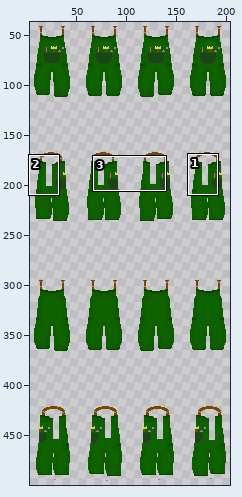
Two states of a sprite sheet, assets/playerCustom/clothingOver/overallsGreen.png. Above, an overview of the earlier version with the close-up marked.
Close-up. As it was:
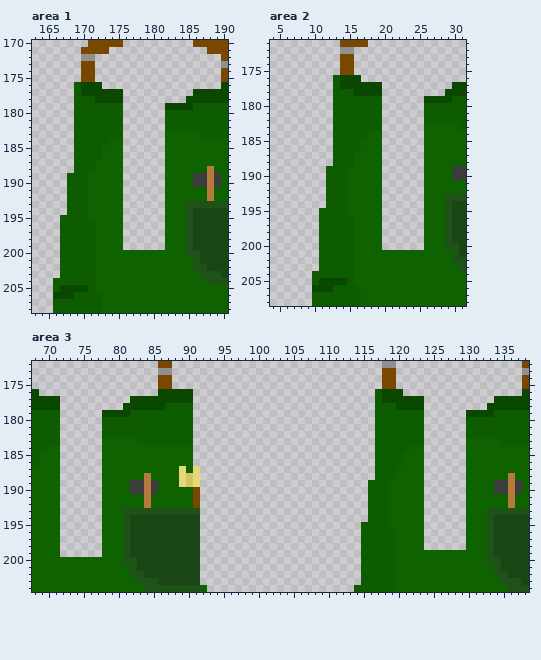
The file is 208x508 pixels. Colours within 5 levels of each other are drawn and written as one. Shown: area 1: x 163..190, y 170..208; area 2: x 4..31, y 171..208; area 3: x 68..138, y 172..204. The wide view leaves out empty margins. The commit also changed other parts of the picture, which this record leaves out.
After the commit:
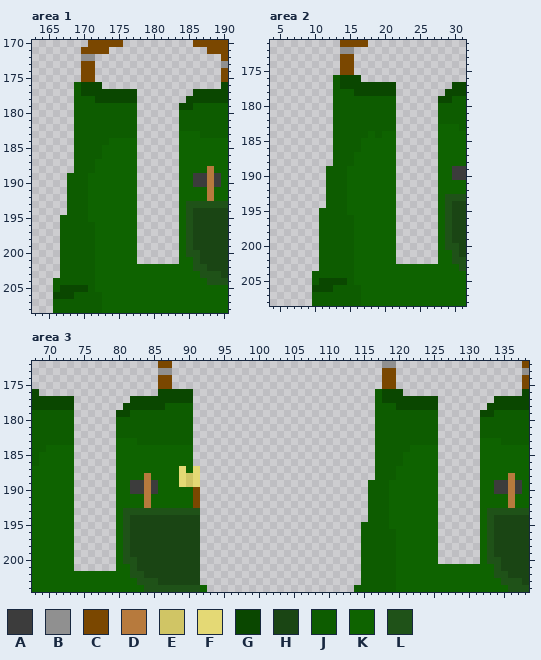
Palette (. is transparent): A #3c3c3c  B #909090  C #7a4700  D #b77a3d  E #d0c565  F #e4d975  G #0a4700  H #1a4514  J #0d5c00  K #0e6300  L #1f5218
Difference:
Area 1:
y 177..178: x 176..177 .. -> GG
y 179: x 176..177 .. -> JJ; x 182..183 GG -> ..
y 180..182: x 176..177 .. -> JJ; x 182..183 JJ -> ..
y 183: x 176..177 .. -> JJ; x 182..183 KK -> ..
y 184..199: x 176..177 .. -> KK; x 182..183 KK -> ..
y 200..201: x 178..183 KKKKKK -> ......
Area 2:
y 177..178: x 20..21 .. -> GG
y 179: x 20..21 .. -> JJ; x 26..27 GG -> ..
y 180..182: x 20..21 .. -> JJ; x 26..27 JJ -> ..
y 183: x 20..21 .. -> JJ; x 26..27 KK -> ..
y 184: x 19..21 K.. -> JKK; x 26..27 KK -> ..
y 185..200: x 20..21 .. -> KK; x 26..27 KK -> ..
y 201..202: x 22..27 KKKKKK -> ......
Area 3:
y 177..178: x 72..73 .. -> GG; x 124..125 .. -> GG
y 179: x 72..73 .. -> JJ; x 78..79 GG -> ..; x 124..125 .. -> JJ; x 130..131 GG -> ..
y 180..182: x 72..73 .. -> JJ; x 78..79 JJ -> ..; x 124..125 .. -> JJ; x 130..131 JJ -> ..
y 183: x 72..73 .. -> JJ; x 78..79 KK -> ..; x 124..125 .. -> JJ; x 130..131 KK -> ..
y 184..198: x 72..73 .. -> KK; x 78..79 KK -> ..; x 124..125 .. -> KK; x 130..131 KK -> ..
y 199: x 72..73 .. -> KK; x 78..79 KK -> ..; x 126..131 KKKKKK -> ......
y 200: x 74..79 KKKKKK -> ......; x 126..131 KKKKKK -> ......
y 201: x 74..79 KKKKKK -> ......
Where, in picture pixels (left, top, right, bottom), the same in both close-ups:
changed: (123, 89, 179, 264)
changed: (375, 82, 438, 264)
changed: (60, 396, 116, 571)
changed: (424, 396, 480, 564)
